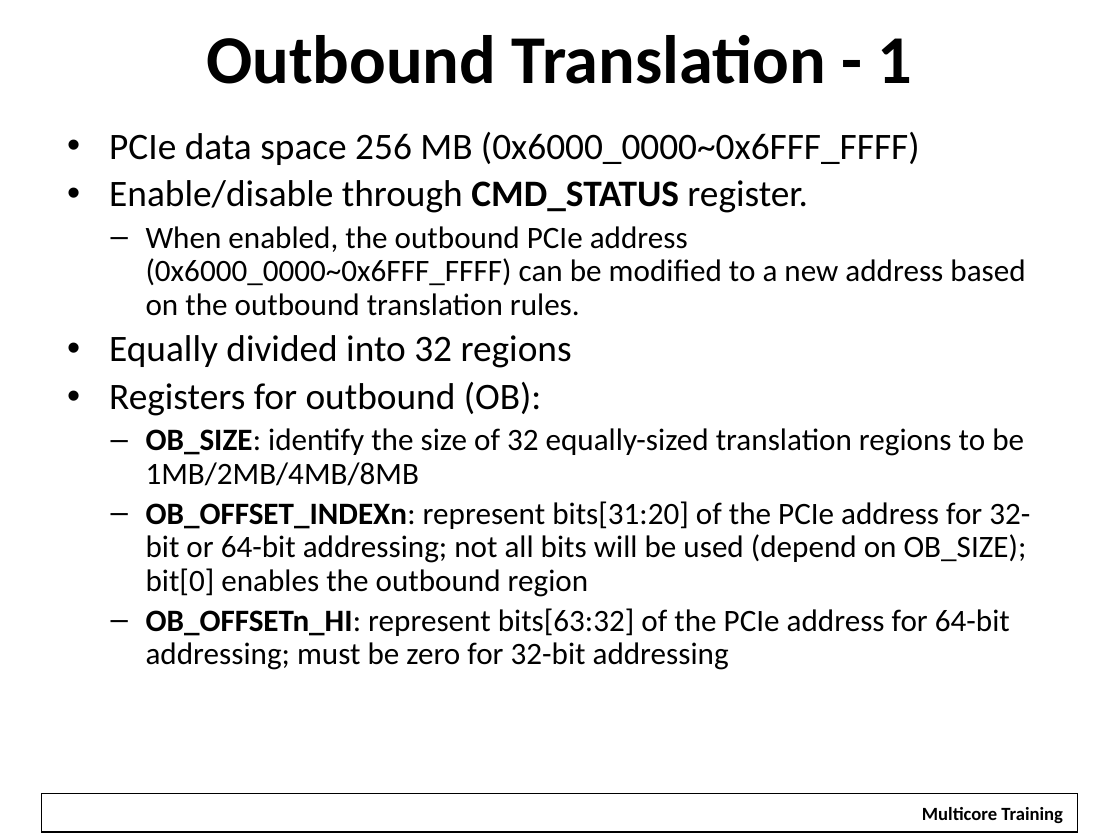
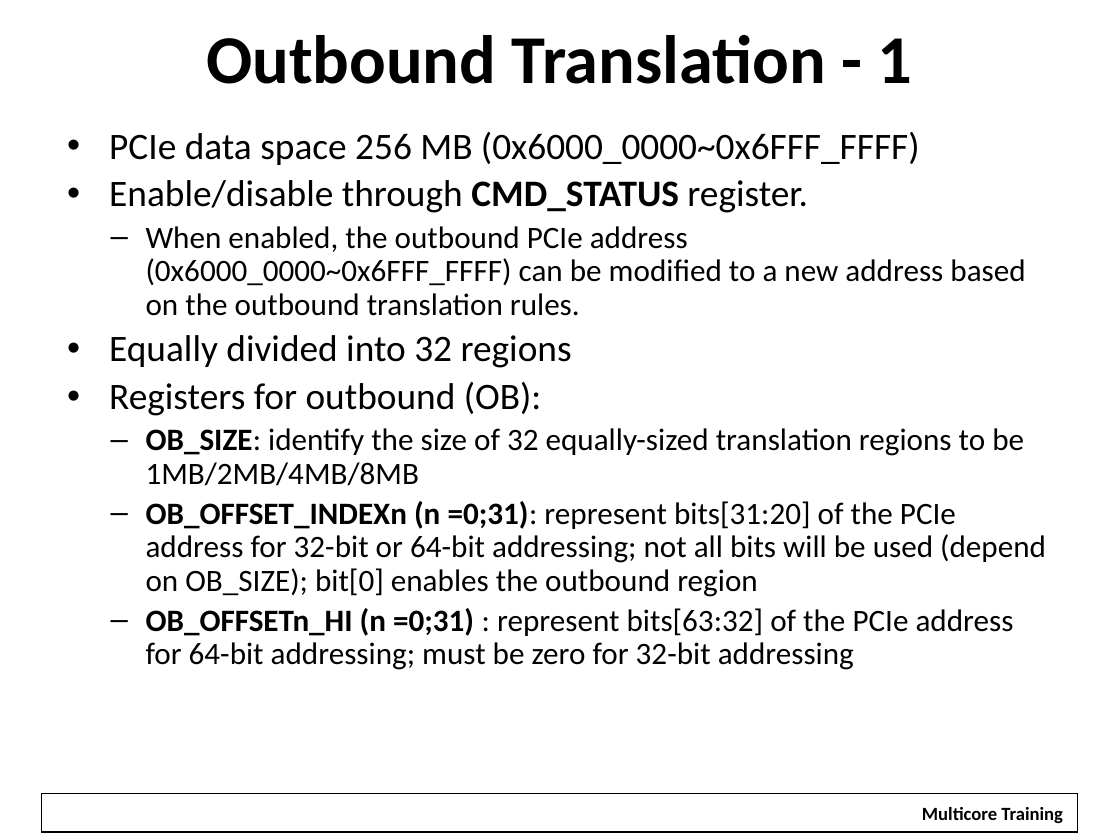
Before and after one commit to hari1989/keystone-workshop, a slide deck: slide 9 of slides/KeyStone PCI Express.pptx. Drawn at 1120x840 pixels with LibreOffice and Linux fonts; fonts in the diff are those of the drawing; background and template pictures are left out. Boxes give left, top, right and bottom in pixels: in the first picture for what was removed or moved away, otherwise in the second. Text is boxed around its words. In the diff, an @@ line names an element or a change of style, - is before the commit and + after.

```diff
--- a/slides/KeyStone PCI Express.pptx
+++ b/slides/KeyStone PCI Express.pptx
@@ text at <box>146,501,1046,670</box>: text changed @@
-  – OB_OFFSET_INDEXn: represent bits[31:20] of the PCIe address for 32-bit or 64-bit addressing; not all bits will be used (depend on OB_SIZE); bit[0] enables the outbound region
-  – OB_OFFSETn_HI: represent bits[63:32] of the PCIe address for 64-bit addressing; must be zero for 32-bit addressing
+  – OB_OFFSET_INDEXn (n =0;31): represent bits[31:20] of the PCIe address for 32-bit or 64-bit addressing; not all bits will be used (depend on OB_SIZE); bit[0] enables the outbound region
+  – OB_OFFSETn_HI (n =0;31) : represent bits[63:32] of the PCIe address for 64-bit addressing; must be zero for 32-bit addressing
```
Also in this commit, not shown: 9 other slides changed, 5 slides added, 6 slides removed.
